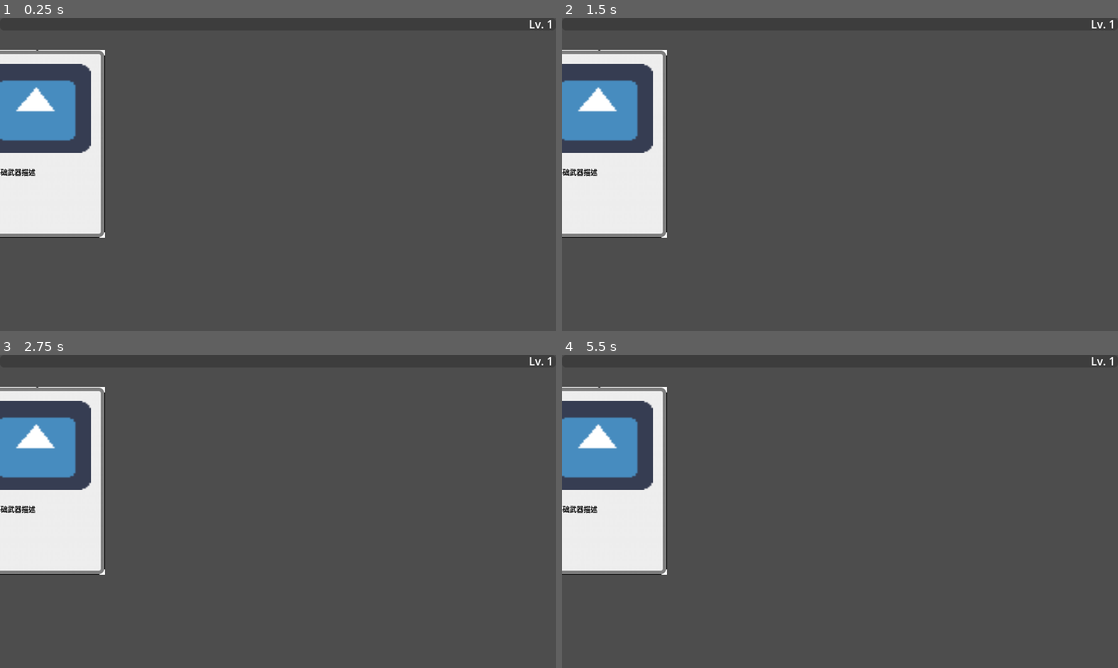
Above: before the commit, frames 1-4 (two rows, left to right).
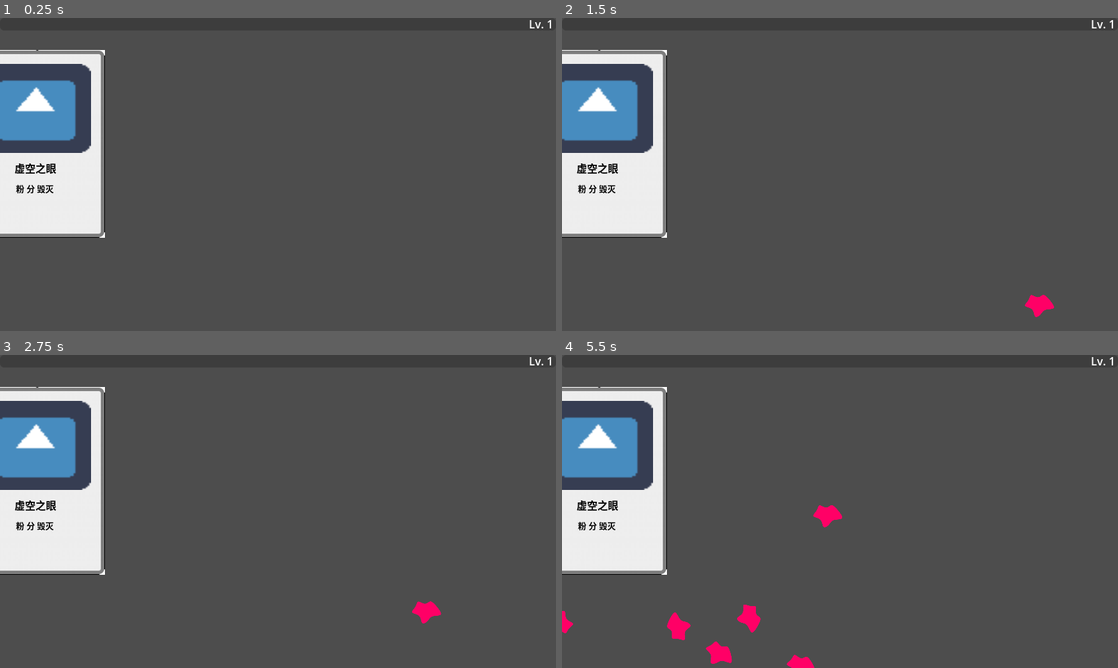
Above: after the commit, the same moments.

Repository: storyoftime66/ColorSurvivor
Game: Godot game, scene res://Levels/Main.tscn
Two runs of this game, one before a commit and one after it. Both use one fixed random seed, a clock stepped at 60 frames per second and the inputs below. The engine's default icon, where the game draws it, is replaced by a stand-in: a white triangle on a blue panel in a dark square.
Inputs:
- Up to frame 1 (0.25 s): no input
- Up to frame 2 (1.5 s): tap Enter at 0.5 s; hold D (move_right) 0.53-1.28 s; tap Space at 1.25 s; hold S (move_down) from 1.28 s (still down)
- Up to frame 3 (2.75 s): release S (move_down) at 2.03 s; hold D (move_right) from 2.03 s (still down)
- Up to frame 4 (5.5 s): release D (move_right) at 2.78 s; hold W (move_up) 2.78-3.53 s; hold A (move_left) 3.53-5.03 s; hold S (move_down) from 5.03 s (still down)

The runs differ from the first frame. In frame 1, 0.3% of the frame differs, in the area x 0-11%, y 46-57%; in frame 2, 0.6%; in frame 3, 0.6%; in frame 4, 1.4%, in the area x 0-51%, y 46-100%.
Error before the commit: Compile Error: Identifier not found: velocity (res://characters/player/player_character.gd:73)
Error after the commit: Compile Error: Identifier not found: velocity (res://characters/player/player_character.gd:72)

Commit message:
完善UI和武器虚空之眼
1. item_tile可以正确获取道具信息了
2. 虚空之眼可以吃到范围加成了

Diff:
--- a/Levels/Main.gd
+++ b/Levels/Main.gd
@@ -9,23 +9,6 @@
 # Called when the node enters the scene tree for the first time.
 func _ready():
 	var state = scene.get_state()
-	print(scene)
-	print(comp_scene)
-	print(gd_scene)
-
-	print(state.get_node_count())
-
-	print(state.get_node_name(0))
-	print(state.get_node_instance(0))
-
-	print(state.get_node_name(1))
-	print(state.get_node_instance(1))
-
-	print(state.get_node_instance(1) == comp_scene)
-	print(null_scene == null)
-
-#	$ItemTile
-
 
 # Called every frame. 'delta' is the elapsed time since the previous frame.
 func _process(delta):
--- a/Levels/Main.tscn
+++ b/Levels/Main.tscn
@@ -2,7 +2,7 @@
 
 [ext_resource type="PackedScene" uid="uid://ck2ns46k4s741" path="res://ui/gameplay/item_tile.tscn" id="2_rxtjq"]
 [ext_resource type="Script" path="res://Levels/Main.gd" id="3"]
-[ext_resource type="PackedScene" uid="uid://ce578vgimeu1f" path="res://weapons/base_weapon.tscn" id="3_y0f2t"]
+[ext_resource type="PackedScene" uid="uid://rokx6p7qp7ej" path="res://weapons/ultimate_void_eye/ultimate_void_eye.tscn" id="3_78t0v"]
 
 [node name="Main" type="Node"]
 script = ExtResource("3")
@@ -12,4 +12,4 @@
 offset_top = -179.0
 offset_right = -249.0
 offset_bottom = 91.0
-item_scene = ExtResource("3_y0f2t")
+item_scene = ExtResource("3_78t0v")
--- a/characters/player/player_character.gd
+++ b/characters/player/player_character.gd
@@ -53,7 +53,6 @@
 	($PickupRange/PickupRangeShape.shape as CircleShape2D).radius = attributes["magnet"].value
 
 	screen_size = get_viewport_rect().size
-	print("PlayerCharacter Ready")
 
 
 # 移动输入处理
--- a/managers/enemy_manager.tscn
+++ b/managers/enemy_manager.tscn
@@ -6,7 +6,7 @@
 script = ExtResource("1")
 
 [node name="EnemySpawning" type="Timer" parent="."]
-wait_time = 0.4
+wait_time = 0.1
 autostart = true
 
 [connection signal="timeout" from="EnemySpawning" to="." method="_on_EnemySpawning_timeout"]
--- a/project.godot
+++ b/project.godot
@@ -23,6 +23,8 @@
 
 [display]
 
+window/size/viewport_width=1280
+window/size/viewport_height=720
 window/stretch/mode="2d"
 
 [dotnet]
--- a/ui/gameplay/item_tile.gd
+++ b/ui/gameplay/item_tile.gd
@@ -1,23 +1,30 @@
 class_name ItemTile extends Control
 
 
-# item_comp_scene，用于判断PackedScene中节点的类型
-const item_comp_scene := preload("res://weapon_components/item_component/item_component.tscn")
+# ItemComponent节点的名称，通过名称来识别节点。TODO: 改进
+const ITEM_COMP_NAME := "ItemComponent"
 
 @export var item_scene : PackedScene : ## 包含ItemComponent节点的场景
 	set = set_item_scene
 
-@onready var icon := $Margin/VBox/Icon as TextureRect
-@onready var description := $Margin/VBox/DescriptionMargin/Scroll/Description as Label
+@onready var icon_node := $Margin/VBox/Icon as TextureRect
+@onready var item_name_node := $Margin/VBox/Name as Label
+@onready var description_node := $Margin/VBox/DescriptionMargin/Scroll/Description as Label
+
+var item_name : String
+var icon : Texture2D
+var description : String
 
 func _ready():
 	update_style()
 
 
 func set_item_scene(value: PackedScene):
+	# 判断is_node_ready()是为了防止设置默认值时触发该方法
 	if item_scene != value:
 		item_scene = value
-		update_style()
+		if is_node_ready():
+			update_style()
 
 
 func update_style():
@@ -26,17 +33,20 @@
 
 	var state = item_scene.get_state()
 	for node_idx in range(state.get_node_count()):
-		if state.get_node_instance(node_idx) != item_comp_scene:
+		# 通过名称判断节点是否为ItemComponent
+		if state.get_node_name(node_idx) != ITEM_COMP_NAME:
 			continue
 
 		# 读取item_component节点的默认值
 		for prop_idx in range(state.get_node_property_count(node_idx)):
 			match state.get_node_property_name(node_idx, prop_idx):
 				"item_name":
-					print(state.get_node_property_value(node_idx, prop_idx))
-					pass
+					item_name = state.get_node_property_value(node_idx, prop_idx)
+					item_name_node.text = item_name
 				"item_icon":
-					icon.texture = state.get_node_property_value(node_idx, prop_idx)
+					icon = state.get_node_property_value(node_idx, prop_idx)
+					icon_node.texture = icon
 				"description":
-					description.text = state.get_node_property_value(node_idx, prop_idx)
+					description = state.get_node_property_value(node_idx, prop_idx)
+					description_node.text = description
 		break
--- a/ui/gameplay/item_tile.tscn
+++ b/ui/gameplay/item_tile.tscn
@@ -55,11 +55,18 @@
 texture = ExtResource("1_lxy0k")
 expand_mode = 2
 
+[node name="Name" type="Label" parent="Margin/VBox"]
+layout_mode = 2
+size_flags_horizontal = 4
+theme_override_colors/font_color = Color(0, 0, 0, 1)
+theme_override_font_sizes/font_size = 15
+text = "物品名称"
+
 [node name="DescriptionMargin" type="MarginContainer" parent="Margin/VBox"]
 layout_mode = 2
 size_flags_vertical = 3
 theme_override_constants/margin_left = 20
-theme_override_constants/margin_top = 10
+theme_override_constants/margin_top = 0
 theme_override_constants/margin_right = 20
 
 [node name="Scroll" type="ScrollContainer" parent="Margin/VBox/DescriptionMargin"]
@@ -72,6 +79,7 @@
 size_flags_horizontal = 3
 size_flags_vertical = 1
 theme_override_colors/font_color = Color(0, 0, 0, 1)
-theme_override_font_sizes/font_size = 10
+theme_override_font_sizes/font_size = 12
 text = "物品描述物品描述物品描述物品描述物品描述物品描述物品描述物"
+horizontal_alignment = 1
 autowrap_mode = 3
--- a/ui/gameplay/obtain_item_page.tscn
+++ /dev/null
@@ -1,36 +0,0 @@
-[gd_scene load_steps=2 format=3 uid="uid://uilb2irys15i"]
-
-[ext_resource type="PackedScene" uid="uid://ck2ns46k4s741" path="res://ui/gameplay/item_tile.tscn" id="1_ydqro"]
-
-[node name="obtain_item_page" type="Control"]
-layout_mode = 3
-anchors_preset = 15
-anchor_right = 1.0
-anchor_bottom = 1.0
-grow_horizontal = 2
-grow_vertical = 2
-
-[node name="HBoxContainer" type="HBoxContainer" parent="."]
-layout_mode = 1
-anchors_preset = 8
-anchor_left = 0.5
-anchor_top = 0.5
-anchor_right = 0.5
-anchor_bottom = 0.5
-offset_left = -380.0
-offset_top = -135.0
-offset_right = 380.0
-offset_bottom = 135.0
-grow_horizontal = 2
-grow_vertical = 2
-pivot_offset = Vector2(0, 135)
-theme_override_constants/separation = 80
-
-[node name="ItemTile" parent="HBoxContainer" instance=ExtResource("1_ydqro")]
-layout_mode = 2
-
-[node name="ItemTile2" parent="HBoxContainer" instance=ExtResource("1_ydqro")]
-layout_mode = 2
-
-[node name="ItemTile3" parent="HBoxContainer" instance=ExtResource("1_ydqro")]
-layout_mode = 2
--- /dev/null
+++ b/ui/gameplay/obtaining_item_page.gd
@@ -0,0 +1,11 @@
+class_name ObtainingItemPage extends Control
+
+
+# Called when the node enters the scene tree for the first time.
+func _ready():
+	pass # Replace with function body.
+
+
+# Called every frame. 'delta' is the elapsed time since the previous frame.
+func _process(delta):
+	pass
--- /dev/null
+++ b/ui/gameplay/obtaining_item_page.tscn
@@ -0,0 +1,38 @@
+[gd_scene load_steps=3 format=3 uid="uid://uilb2irys15i"]
+
+[ext_resource type="Script" path="res://ui/gameplay/obtaining_item_page.gd" id="1_3irnh"]
+[ext_resource type="PackedScene" uid="uid://ck2ns46k4s741" path="res://ui/gameplay/item_tile.tscn" id="2_nd33a"]
+
+[node name="obtaining_item_page" type="Control"]
+layout_mode = 3
+anchors_preset = 15
+anchor_right = 1.0
+anchor_bottom = 1.0
+grow_horizontal = 2
+grow_vertical = 2
+script = ExtResource("1_3irnh")
+
+[node name="HBox" type="HBoxContainer" parent="."]
+layout_mode = 1
+anchors_preset = 8
+anchor_left = 0.5
+anchor_top = 0.5
+anchor_right = 0.5
+anchor_bottom = 0.5
+offset_left = -380.0
+offset_top = -135.0
+offset_right = 380.0
+offset_bottom = 135.0
+grow_horizontal = 2
+grow_vertical = 2
+pivot_offset = Vector2(0, 135)
+theme_override_constants/separation = 80
+
+[node name="ItemTile" parent="HBox" instance=ExtResource("2_nd33a")]
+layout_mode = 2
+
+[node name="ItemTile2" parent="HBox" instance=ExtResource("2_nd33a")]
+layout_mode = 2
+
+[node name="ItemTile3" parent="HBox" instance=ExtResource("2_nd33a")]
+layout_mode = 2
--- a/weapon_components/item_component/item_component.tscn
+++ b/weapon_components/item_component/item_component.tscn
@@ -3,5 +3,6 @@
 [ext_resource type="Script" path="res://weapon_components/item_component/item_component.gd" id="1_jk5f7"]
 
 [node name="ItemComponent" type="Node"]
-editor_description = "拥有该组件的场景被视为一个“道具”，可被item_tile获取以显示信息。"
+editor_description = "拥有该组件的场景被视为一个“道具”，可被item_tile获取以显示信息。
+注意：该场景实例名称必须为ItemComponent。"
 script = ExtResource("1_jk5f7")
--- a/weapons/fuel_drop/fuel_drop.tscn
+++ b/weapons/fuel_drop/fuel_drop.tscn
@@ -16,3 +16,7 @@
 
 [node name="DamageAreaIndicatorComponent" parent="." index="2" instance=ExtResource("4_ky4hn")]
 indicator_class = ExtResource("5_cvlct")
+
+[node name="ItemComponent" parent="." index="3"]
+item_name = "燃料液滴"
+description = "在随机位置造成范围伤害"
--- a/weapons/knifes/knifes.tscn
+++ b/weapons/knifes/knifes.tscn
@@ -11,3 +11,7 @@
 speed = 600.0
 amount = 2
 cooldown = 1.0
+
+[node name="ItemComponent" parent="." index="2"]
+item_name = "小刀"
+description = "向前进方向扔出小刀"
--- a/weapons/magic_missle/magic_missle.tscn
+++ b/weapons/magic_missle/magic_missle.tscn
@@ -10,3 +10,7 @@
 damage = 5.0
 speed = 400.0
 cooldown = 1.0
+
+[node name="ItemComponent" parent="." index="2"]
+item_name = "魔法弹"
+description = "朝最近敌人发射魔法弹"
--- a/weapons/onion/onion.tscn
+++ b/weapons/onion/onion.tscn
@@ -27,5 +27,9 @@
 scale = Vector2(0.565, 0.565)
 texture = ExtResource("2")
 
+[node name="ItemComponent" parent="." index="4"]
+item_name = "洋葱"
+description = "对周围敌人持续造成伤害"
+
 [connection signal="body_entered" from="DamageArea" to="." method="_on_DamageArea_body_entered"]
 [connection signal="body_exited" from="DamageArea" to="." method="_on_DamageArea_body_exited"]
--- a/weapons/ultimate_void_eye/ultimate_void_eye.gd
+++ b/weapons/ultimate_void_eye/ultimate_void_eye.gd
@@ -27,6 +27,7 @@
 
 func spawn_projectile() -> BaseProjectile:
 	var eye = create_projectile() as UltimateVoidEyeProjectile
+	eye.weapon = self
 	eyes.append(eye)
 	eye_num = eyes.size()
 
@@ -54,6 +55,9 @@
 			var new_eye_num = int(attributes["amount"].value)
 			while new_eye_num > eye_num:
 				spawn_projectile()
+		"area":
+			for eye in eyes:
+				eye.update_attributes()
 
 
 func _process(delta):
--- a/weapons/ultimate_void_eye/ultimate_void_eye.tscn
+++ b/weapons/ultimate_void_eye/ultimate_void_eye.tscn
@@ -7,10 +7,15 @@
 [node name="UltimateVoidEye" instance=ExtResource("1_ew2xa")]
 script = ExtResource("2_ox8b8")
 projectile_scene = ExtResource("3_f7qsh")
-speed = 100.0
-amount = 3
+area = 10.0
+speed = 200.0
+amount = 5
 cooldown = 5.0
 impact = 300.0
 
 [node name="ShootingTimer" parent="." index="0"]
 one_shot = false
+
+[node name="ItemComponent" parent="." index="2"]
+item_name = "虚空之眼"
+description = "粉 分 毁灭"
--- a/weapons/ultimate_void_eye/ultimate_void_eye_projectile.gd
+++ b/weapons/ultimate_void_eye/ultimate_void_eye_projectile.gd
@@ -1,15 +1,22 @@
 class_name UltimateVoidEyeProjectile extends BaseProjectile
-## 虚空之眼
+## 环绕的虚空之眼
 
 
-@onready var laser_shape := $CollisionShape2D
-@onready var laser_sprite := $Laser
-@onready var laser_duration := $LaserDuration
+var weapon : UltimateVoidEye
+var active : bool = false
+
+@onready var laser_collision := $CollisionShape2D as CollisionShape2D
+@onready var laser_shape := laser_collision.shape as RectangleShape2D
+@onready var laser_sprite := $Laser as Sprite2D
+@onready var laser_duration := $LaserDuration as Timer
+
+const BASE_LENGTH = 158.0 * 0.2
+const BASE_WIDTH = 8.0
+const BASE_OFFSET = 158.0 * 0.1
 
 
 func _ready():
-	# do nothing
-	pass
+	update_attributes()
 
 
 func _physics_process(delta):
@@ -17,14 +24,38 @@
 	pass
 
 
+func update_attributes():
+	damage = weapon.attributes["damage"].value
+	area = weapon.attributes["area"].value
+	speed = weapon.attributes["speed"].value
+	duration = weapon.attributes["duration"].value
+	impact = weapon.attributes["impact"].value
+
+	laser_shape.size = Vector2(BASE_LENGTH * area, BASE_WIDTH)
+	var new_position = Vector2(BASE_OFFSET * area, 0.0)
+	laser_collision.position = new_position
+	laser_sprite.scale = Vector2(0.2, area * 0.2)
+	laser_sprite.position = new_position
+
+	if active:
+		laser_shape.set_deferred("disabled", false)
+		laser_sprite.show()
+	else:
+		laser_shape.set_deferred("disabled", true)
+		laser_sprite.hide()
+
+
+
 func start_lasing() -> void:
-	laser_shape.set_deferred("disabled", false)
+	active = true
+	laser_collision.set_deferred("disabled", false)
 	laser_sprite.show()
 	laser_duration.start(duration)
 
 
 func stop_lasing() -> void:
-	laser_shape.set_deferred("disabled", true)
+	active = false
+	laser_collision.set_deferred("disabled", true)
 	laser_sprite.hide()
 
 
--- a/weapons/ultimate_void_eye/ultimate_void_eye_projectile.tscn
+++ b/weapons/ultimate_void_eye/ultimate_void_eye_projectile.tscn
@@ -6,14 +6,13 @@
 [ext_resource type="Texture2D" uid="uid://coey0tyqtpq31" path="res://weapons/ultimate_void_eye/laser.svg" id="4_bs3r3"]
 
 [sub_resource type="RectangleShape2D" id="RectangleShape2D_x1us8"]
-size = Vector2(155, 8)
+size = Vector2(158, 8)
 
 [node name="UltimateVoidEyeProjectile" instance=ExtResource("1_e82jl")]
 script = ExtResource("2_6k85h")
 
 [node name="CollisionShape2D" parent="." index="0"]
-visible = false
-position = Vector2(84.5, 0)
+position = Vector2(79, 0)
 shape = SubResource("RectangleShape2D_x1us8")
 disabled = true
 
@@ -28,10 +27,9 @@
 one_shot = true
 
 [node name="Laser" type="Sprite2D" parent="." index="4"]
-visible = false
-position = Vector2(85, 2.27374e-13)
+position = Vector2(79, 0)
 rotation = 1.5708
-scale = Vector2(0.2, 1.025)
+scale = Vector2(0.2, 1)
 texture = ExtResource("4_bs3r3")
 
 [connection signal="timeout" from="LaserDuration" to="." method="stop_lasing"]
